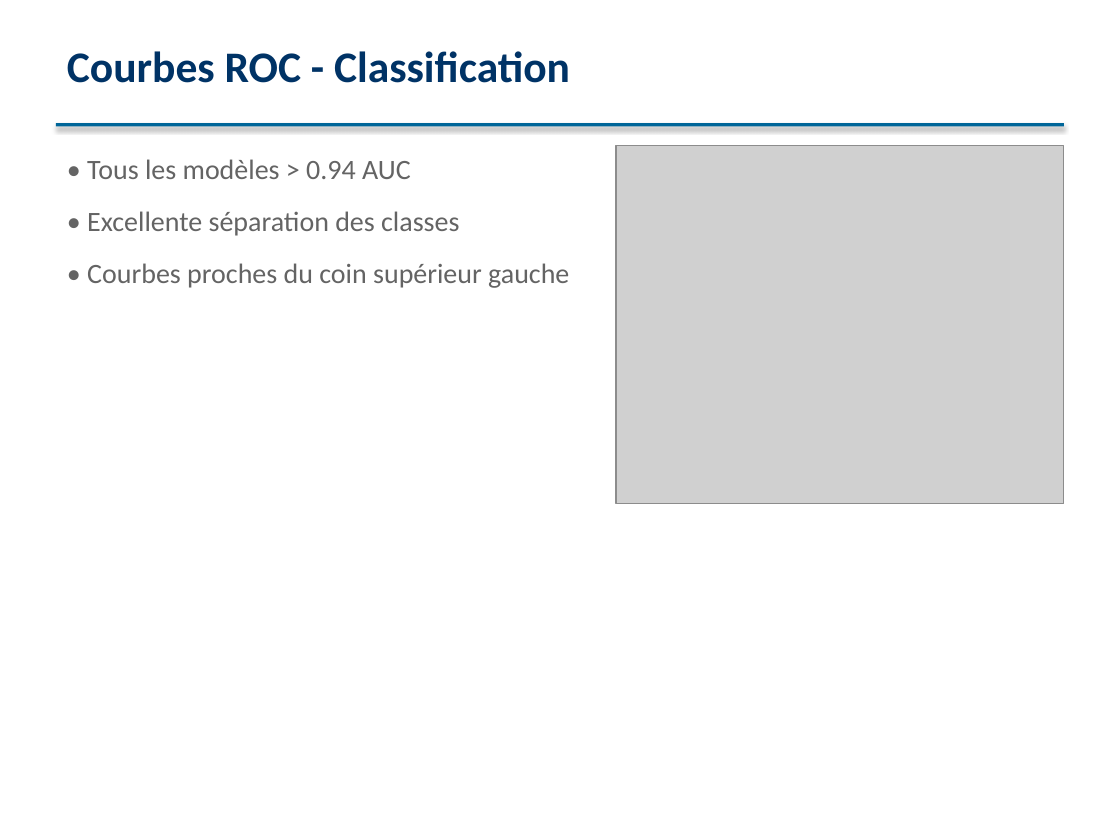
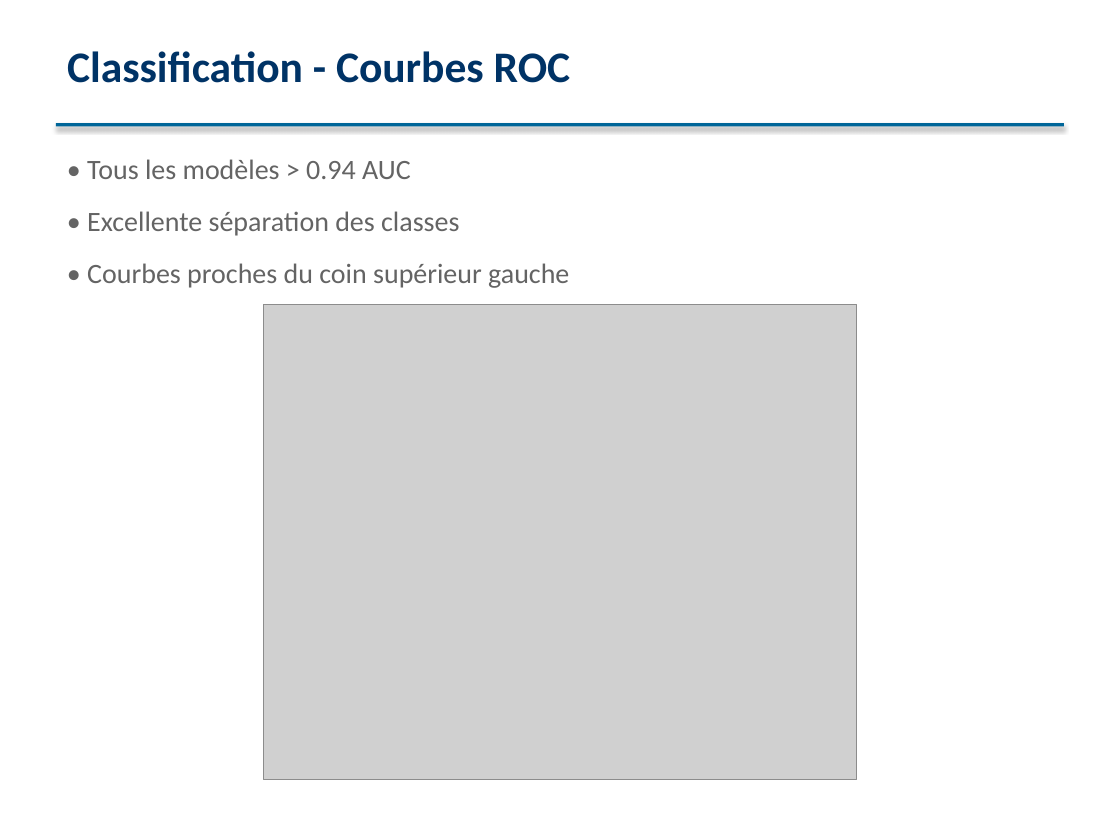
Before and after one commit to Jeremonstor/Projet_sda_top, a slide deck: slide 8 of presentation/presentation_sda.pptx. Drawn at 1120x840 pixels with LibreOffice and Linux fonts; fonts in the diff are those of the drawing; grey boxes stand for pictures. Boxes give left, top, right and bottom in pixels: in the first picture for what was removed or moved away, otherwise in the second. Text is boxed around its words. In the diff, an @@ line names an element or a change of style, - is before the commit and + after.

```diff
--- a/presentation/presentation_sda.pptx
+++ b/presentation/presentation_sda.pptx
@@ text at (67, 51, 571, 83): text changed @@
-Courbes ROC - Classification
+Classification - Courbes ROC
@@ picture: place and size @@
-picture at (616, 146, 1064, 504)
+picture at (263, 305, 857, 780)
```
Also in this commit, not shown: 11 other slides changed, 4 slides added, 6 other files.
